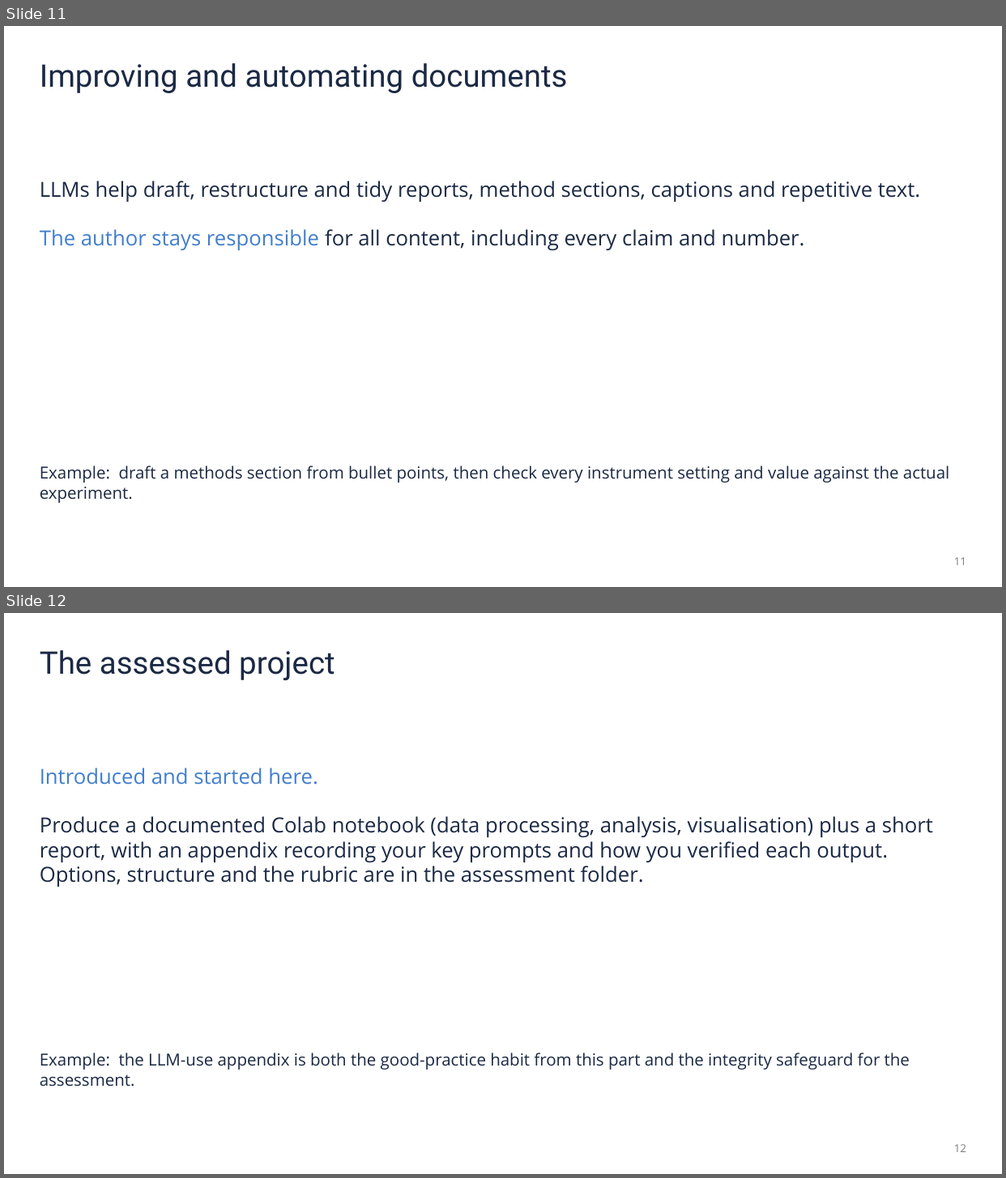
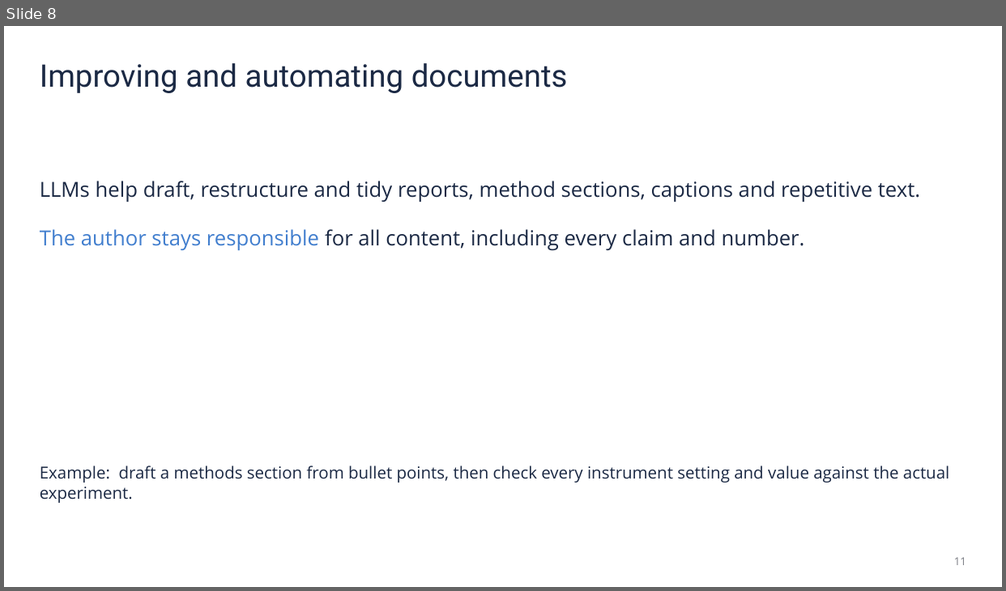
Before and after one commit to CompOmics/ML_AI_Analytical_Chemistry_Course, a slide deck: 05_LLM_Tools/slides/5_3_Part5_LLM_slides.pptx. Shown one above the other, each under a label of ours: slides 11 and 12 before the commit, slide 8 after it. The pictures are 1006x1178 and 1006x591 pixels, drawn with LibreOffice and Linux fonts; fonts in the diff are those of the drawing. Boxes give left, top, right and bottom in pixels: in the first picture for what was removed or moved away, otherwise in the second. Text is boxed around its words. In the diff, an @@ line names an element or a change of style, - is before the commit and + after.

```diff
--- a/05_LLM_Tools/slides/5_3_Part5_LLM_slides.pptx
+++ b/05_LLM_Tools/slides/5_3_Part5_LLM_slides.pptx
@@ slide 12 removed at [4,613,1002,1174], background #FFFFFF @@
@@ text removed at [40,650,335,681] @@
-The assessed project
@@ text removed at [40,768,933,887] @@
-Introduced and started here.
-Produce a documented Colab notebook (data processing, analysis, visualisation) plus a short report, with an appendix recording your key prompts and how you verified each output. Options, structure and the rubric are in the assessment folder.
@@ text removed at [40,1053,910,1087] @@
-Example: the LLM-use appendix is both the good-practice habit from this part and the integrity safeguard for the assessment.
@@ text removed at [954,1144,966,1152] @@
-12
@@ what was slide 11 is now slide 8 @@
```
Also in this commit, not shown: 1 slide changed, 3 other slides removed, 5 other files.
